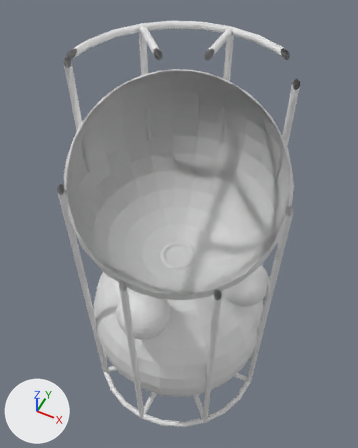
What one commit did to the Blender file GameData/LudicrousPropulsionSystems/Parts/FuelTank/fuelTankBorisE/Boris-E.blend.
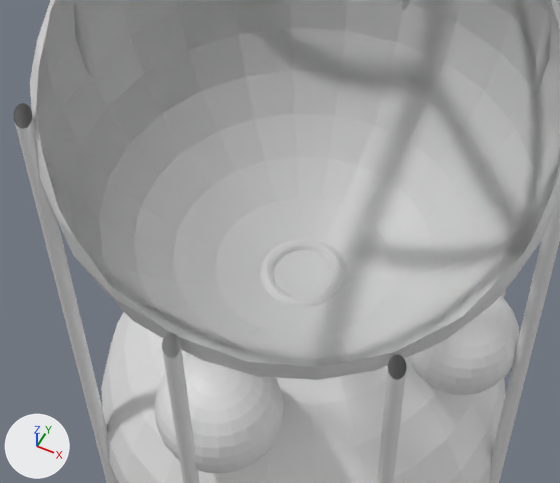
The first picture shows the older version from a 50 mm camera at (0.447, -0.892, 1.274) aimed at (-0.034, 0.07, 0.07). The close-ups show both versions on the part from 14% to 80% of the width and 31% to 77% of the height of that picture. The axes (+X, +Y, +Z) are drawn at lower left. The lights are the same throughout. Everything nearer to the camera than a plane just in front of the edit is cut away.

The older version as bpy lines, for what is in view:
```python
me_cylinder_012 = bpy.data.meshes.new('Cylinder.012')
me_cylinder_012.from_pydata(...)  # a 24-sided cylinder along z spanning x -0.01..0.01, y -0.01..0.01, z -0.625..0.625
me_sphere_005 = bpy.data.meshes.new('Sphere.005')
me_sphere_005.from_pydata(...)  # a UV sphere (24 segments, 16 rings, poles along z) spanning x -0.08..0.08, y -0.08..0.08, z -0.08..0.08
me_torus = bpy.data.meshes.new('Torus')
me_torus.from_pydata(...)  # a torus around z (ring radius 0.05, tube radius 0.01) spanning x -0.06..0.06, y -0.06..0.06, z -0.01..0.01
ob_cage_4 = bpy.data.objects.new('Cage 4', me_cylinder_012)
ob_cage_4.location = (0.221, 0.221, 0.0)
ob_sphere_003 = bpy.data.objects.new('Sphere.003', me_sphere_005)
ob_sphere_003.location = (0.0, -0.235, 0.0)
ob_tank_joining_torus = bpy.data.objects.new('Tank Joining Torus', me_torus)
ob_tank_joining_torus.location = (0.0, 0.0, 0.0)
# also in view: 'Sphere' at (0.23, 0.0, 0.0); 'Lower Sphere' at (0.0, 0.0, -0.312); 'Cage 2' at (-0.221, -0.221, 0.0); 'Upper Sphere' at (0.0, 0.0, 0.0); 'Cage 3' at (0.221, -0.221, 0.0)
```
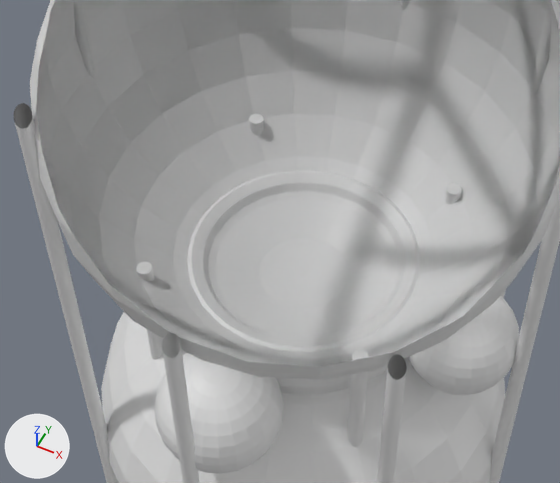
Where the change shows, as pixel boxes (x1, y1, x2, y2) in the close-ups (560 x 483 px):
'Tank Joining Torus', rescaled
    before: (261, 240, 346, 307)
    after: (187, 170, 420, 394)
'Fuel Line 3', added
    after: (348, 350, 369, 447)
'Cylinder.003', added
    after: (136, 262, 163, 359)
'Fuel Line 2', added
    after: (249, 114, 264, 135)
'Fuel Line 1', added
    after: (445, 184, 462, 204)

Diff of the bpy script that builds the scene:
```diff
--- a/GameData/LudicrousPropulsionSystems/Parts/FuelTank/fuelTankBorisE/Boris-E.blend.py
+++ b/GameData/LudicrousPropulsionSystems/Parts/FuelTank/fuelTankBorisE/Boris-E.blend.py
@@ me_cylinder @@
+me_cylinder.from_pydata(...)  # 48 vertices, 26 faces; spans x -0.01..0.01, y -0.01..0.01, z -0.1..0.1
@@ ob_tank_joining_torus @@
 ob_tank_joining_torus.location = (0.0, 0.0, 0.0)
+ob_tank_joining_torus.scale = (3.0, 3.0, 4.5)
@@ ob_fuel_line_1 @@
+ob_fuel_line_1 = bpy.data.objects.new('Fuel Line 1', me_cylinder)
+ob_fuel_line_1.location = (0.15, 0.15, 0.0)
@@ ob_fuel_line_2 @@
+ob_fuel_line_2 = bpy.data.objects.new('Fuel Line 2', me_cylinder.copy())
+ob_fuel_line_2.location = (-0.15, 0.15, 0.0)
@@ ob_fuel_line_3 @@
+ob_fuel_line_3 = bpy.data.objects.new('Fuel Line 3', me_cylinder.copy())
+ob_fuel_line_3.location = (0.15, -0.15, 0.0)
@@ ob_cylinder_003 @@
+ob_cylinder_003 = bpy.data.objects.new('Cylinder.003', me_cylinder.copy())
+ob_cylinder_003.location = (-0.15, -0.15, 0.0)
```
